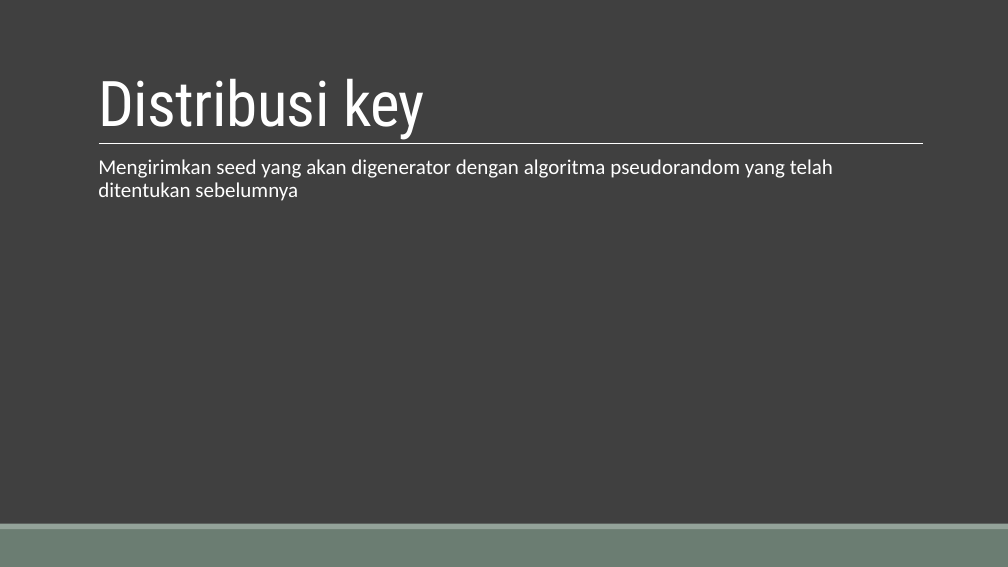
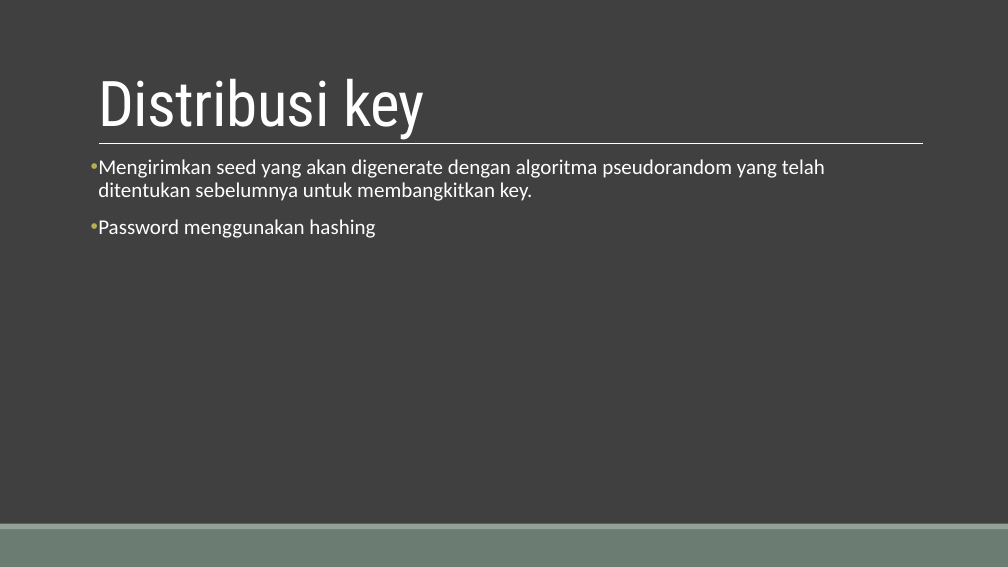
Before and after one commit to Tugas-KIJ/KIJ, a slide deck: slide 7 of docs/algoritma.pptx. Drawn at 1008x567 pixels with LibreOffice and Linux fonts; fonts in the diff are those of the drawing. Boxes give left, top, right and bottom in pixels: in the first picture for what was removed or moved away, otherwise in the second. Text is boxed around its words. In the diff, an @@ line names an element or a change of style, - is before the commit and + after.

Commit message:
ppt lg

```diff
--- a/docs/algoritma.pptx
+++ b/docs/algoritma.pptx
@@ text at [98, 159, 825, 238]: text changed @@
-  Mengirimkan seed yang akan digenerator dengan algoritma pseudorandom yang telah ditentukan sebelumnya
+• Mengirimkan seed yang akan digenerate dengan algoritma pseudorandom yang telah ditentukan sebelumnya untuk membangkitkan key.
+• Password menggunakan hashing
```
Also in this commit, not shown: 2 other slides changed, 1 slide added, 1 slide removed, 1 other file.
